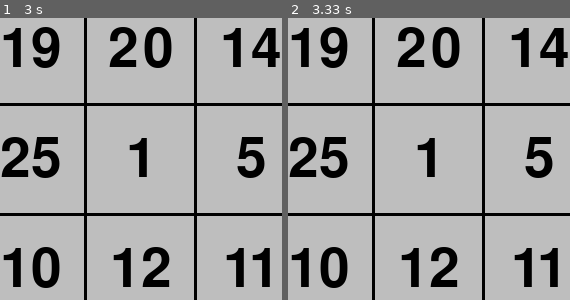
Above: before the commit, frames 1-2 (left to right).
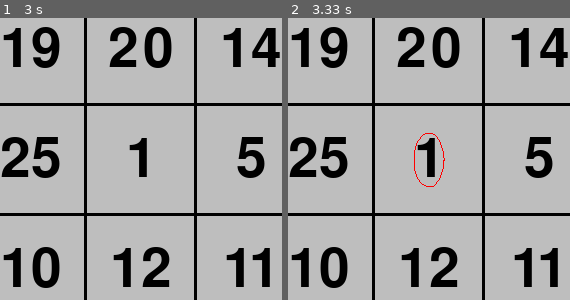
Above: after the commit, the same moments.

Repository: ytqlq/study_pygame
Game: pygame game, started from schulte_square.py
Two runs of this game, one before a commit and one after it. Both use one fixed random seed, a clock stepped at 60 frames per second and the inputs below.
Inputs (mouse positions are % of the whole screen's width and height, from its top left):
- Up to frame 1 (3 s): press the mouse at (11, 89) at 0.37 s; move the mouse to (42, 48) at 0.47 s; release the mouse at (74, 6) at 0.6 s
- Up to frame 2 (3.33 s): press the mouse at (70, 70) at 3.2 s; move the mouse to (48, 47) at 3.3 s
The pictures show only the part of the screen within x 45-95%, y 44-94%; the shares and areas given below are measured in that part.

Frame 1 is identical in both runs. In frame 2, 0.2% of the frame differs, in the area x 44-56%, y 40-60%.

Commit message:
增加圈示功能

Diff:
--- a/schulte_square.py
+++ b/schulte_square.py
@@ -28,9 +28,43 @@
         font = pygame.font.Font(font,numsize)
         self.image = font.render(str(num),1,num_color)
         self.rect = self.image.get_rect(center = numpos)
+        self.clicked = False
+        self.num = num
+
 
     def draw(self,dessurface:pygame.Surface):
         dessurface.blit(self.image,self.rect)
+
+    def update(self,dessurface:pygame.Surface) -> None:
+        if self.clicked:
+            # print('111111')
+            # self.makeflag()
+            pygame.draw.arc(dessurface,'red',self.rect,0,6.28)
+            self.clicked = False
+            return True
+        return False
+        # return super().update(*args, **kwargs)
+
+    def makeflag(self):
+        print('111111')
+        pygame.draw.arc(self.image,'red',self.image.get_rect(),0,6.28)
+        # self.image.fill('red')
+        # self.image = pygame.Surface(self.rect.size,masks='red')
+
+
+
+    def click(self,rightnum):
+        pos = pygame.mouse.get_pos()
+        if self.rect.collidepoint(pos):
+            if self.num == rightnum:
+                self.clicked = True
+            return True
+
+
+    def unclick(self):
+        if self.clicked:
+            self.clicked = False
+
 
 
 def main():
@@ -53,7 +87,7 @@
     screen.blit(bg_surf,(0,0))
 
     numlist = create_table()# 5*5二维数组
-
+    numsp = pygame.sprite.RenderPlain()
     for i in range(5):
         for j in range(5):
             numrect = pygame.Rect(table_rect.left + j * table_wh /5, table_rect.top + i * table_wh/5, table_wh /5 + line_w, table_wh/5 + line_w )
@@ -61,15 +95,31 @@
             num = numlist[i][j]
             blocknum = BlockNum(num, numpos)
             blocknum.draw(screen)
+            numsp.add(blocknum)
 
     pygame.display.flip()
 
     running = True
+    cur_num = 1
     while running:
+        if cur_num > 25:
+            print("complete.")#结束。
+            running = False
         for e in pygame.event.get():
             if e.type == pygame.QUIT:
                 running = False
+            if e.type == pygame.MOUSEBUTTONDOWN:
+                for item in numsp:
+                    if item.click(cur_num):
+                        if item.update(screen):
+                            cur_num += 1
+                        break
 
+
+            if e.type == pygame.MOUSEBUTTONUP:
+                ...
+        # numsp.update(screen)
+        pygame.display.flip()
 
 if __name__ == '__main__':
     main()
